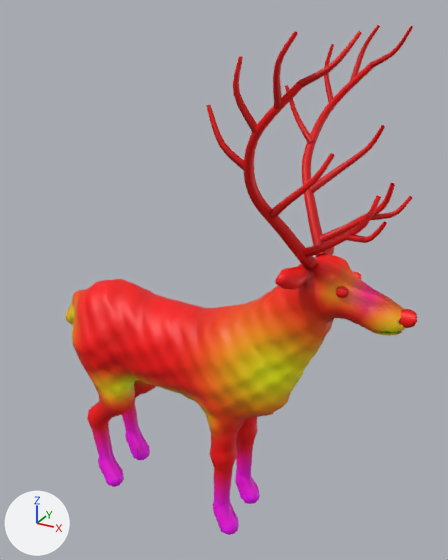
Renders of the glTF model m/gente/juguetes.glb from each side of a commit.
Both versions are drawn from a 50 mm lens placed at (1.59, -2.41, 2.63), pointed at (0.21, 0.11, 1.37). Arrows for +X, +Y and +Z are at lower left; the lights stay in place. The picture after the commit comes second. Where no turn or scale is listed for an object, it has been applied to the vertices.

The first picture shows 'reno'.
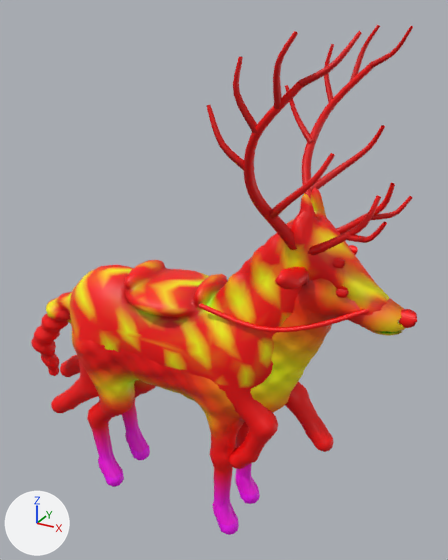
Boxes (x1, y1, x2, y2) around the edits, measured in the pictures (448 x 560 px):
'caballo', added
    after: (31, 188, 389, 469)

Edits to the bpy script that builds the scene:
```text
Add mat_defaultmaterial_001:
    mat_defaultmaterial_001 = bpy.data.materials.new('DefaultMaterial.001')
    mat_defaultmaterial_001.use_nodes = True; mat_defaultmaterial_001.node_tree.nodes.clear()
    _N = mat_defaultmaterial_001.node_tree.nodes; _L = mat_defaultmaterial_001.node_tree.links
    n0 = _N.new('ShaderNodeOutputMaterial'); n0.name = 'Material Output'
    n1 = _N.new('ShaderNodeBsdfPrincipled'); n1.name = 'Principled BSDF'
    n2 = _N.new('ShaderNodeVertexColor'); n2.name = 'Color Attribute'
    _L.new(n1.outputs[0], n0.inputs[0])  # 'BSDF' to 'Surface'
    _L.new(n2.outputs[0], n1.inputs[0])  # 'Color' to 'Base Color'
Add me_caballo:
    me_caballo.from_pydata(...)  # 3528 vertices, 6995 faces; spans x -1.05..1.05, y -0.26..0.26, z -0.78..0.78
    me_caballo.materials.append(mat_defaultmaterial_001)
Add ob_caballo:
    ob_caballo = bpy.data.objects.new('caballo', me_caballo)
    ob_caballo.location = (0.036, 0.0, 1.148)
```
